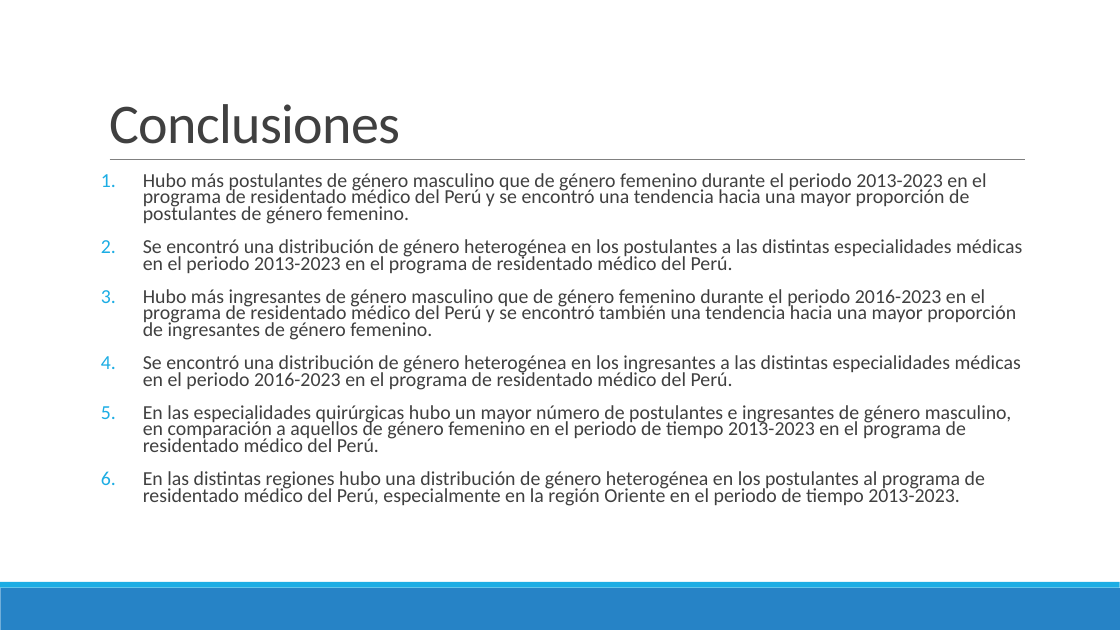
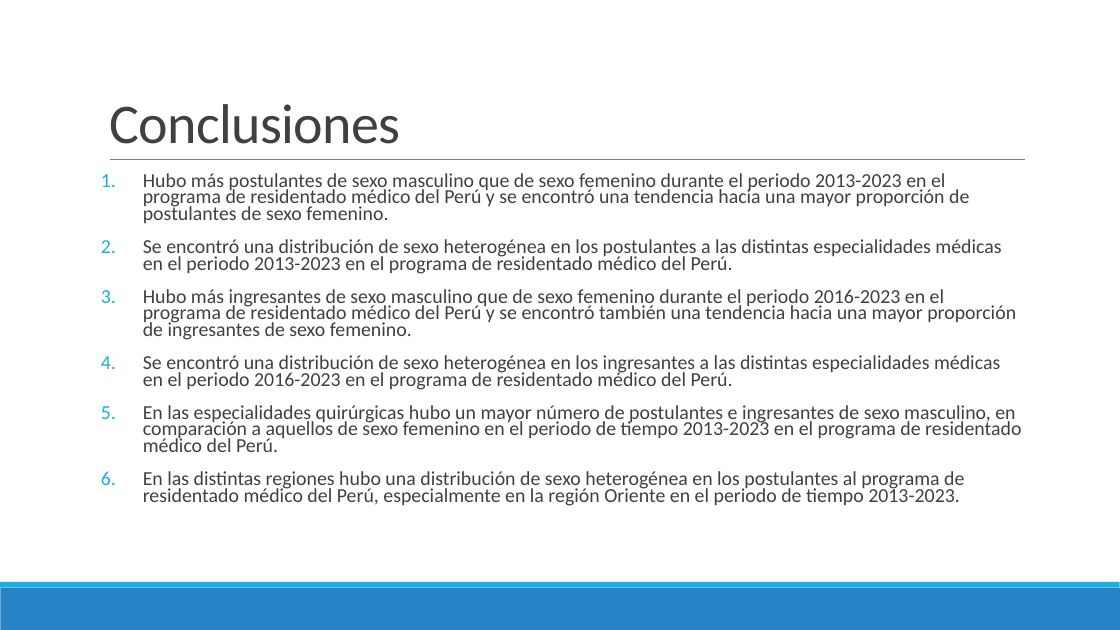
Before and after one commit to danimedi/tesis_genero_especialidades, a slide deck: slide 67 of doc/diapositivas_sustentacion_tesis.pptx. Drawn at 1120x630 pixels with LibreOffice and Linux fonts; fonts in the diff are those of the drawing. Boxes give left, top, right and bottom in pixels: in the first picture for what was removed or moved away, otherwise in the second. Text is boxed around its words. In the diff, an @@ line names an element or a change of style, - is before the commit and + after.

```diff
--- a/doc/diapositivas_sustentacion_tesis.pptx
+++ b/doc/diapositivas_sustentacion_tesis.pptx
@@ text at (x1=143, y1=173, x2=1021, y2=506): text changed @@
-1. Hubo más postulantes de género masculino que de género femenino durante el periodo 2013-2023 en el programa de residentado médico del Perú y se encontró una tendencia hacia una mayor proporción de postulantes de género femenino.
-2. Se encontró una distribución de género heterogénea en los postulantes a las distintas especialidades médicas en el periodo 2013-2023 en el programa de residentado médico del Perú.
-3. Hubo más ingresantes de género masculino que de género femenino durante el periodo 2016-2023 en el programa de residentado médico del Perú y se encontró también una tendencia hacia una mayor proporción de ingresantes de género femenino.
-4. Se encontró una distribución de género heterogénea en los ingresantes a las distintas especialidades médicas en el periodo 2016-2023 en el programa de residentado médico del Perú.
-5. En las especialidades quirúrgicas hubo un mayor número de postulantes e ingresantes de género masculino, en comparación a aquellos de género femenino en el periodo de tiempo 2013-2023 en el programa de residentado médico del Perú.
-6. En las distintas regiones hubo una distribución de género heterogénea en los postulantes al programa de residentado médico del Perú, especialmente en la región Oriente en el periodo de tiempo 2013-2023.
+1. Hubo más postulantes de sexo masculino que de sexo femenino durante el periodo 2013-2023 en el programa de residentado médico del Perú y se encontró una tendencia hacia una mayor proporción de postulantes de sexo femenino.
+2. Se encontró una distribución de sexo heterogénea en los postulantes a las distintas especialidades médicas en el periodo 2013-2023 en el programa de residentado médico del Perú.
+3. Hubo más ingresantes de sexo masculino que de sexo femenino durante el periodo 2016-2023 en el programa de residentado médico del Perú y se encontró también una tendencia hacia una mayor proporción de ingresantes de sexo femenino.
+4. Se encontró una distribución de sexo heterogénea en los ingresantes a las distintas especialidades médicas en el periodo 2016-2023 en el programa de residentado médico del Perú.
+5. En las especialidades quirúrgicas hubo un mayor número de postulantes e ingresantes de sexo masculino, en comparación a aquellos de sexo femenino en el periodo de tiempo 2013-2023 en el programa de residentado médico del Perú.
+6. En las distintas regiones hubo una distribución de sexo heterogénea en los postulantes al programa de residentado médico del Perú, especialmente en la región Oriente en el periodo de tiempo 2013-2023.
```
Also in this commit, not shown: 48 other slides changed, 2 other files.
